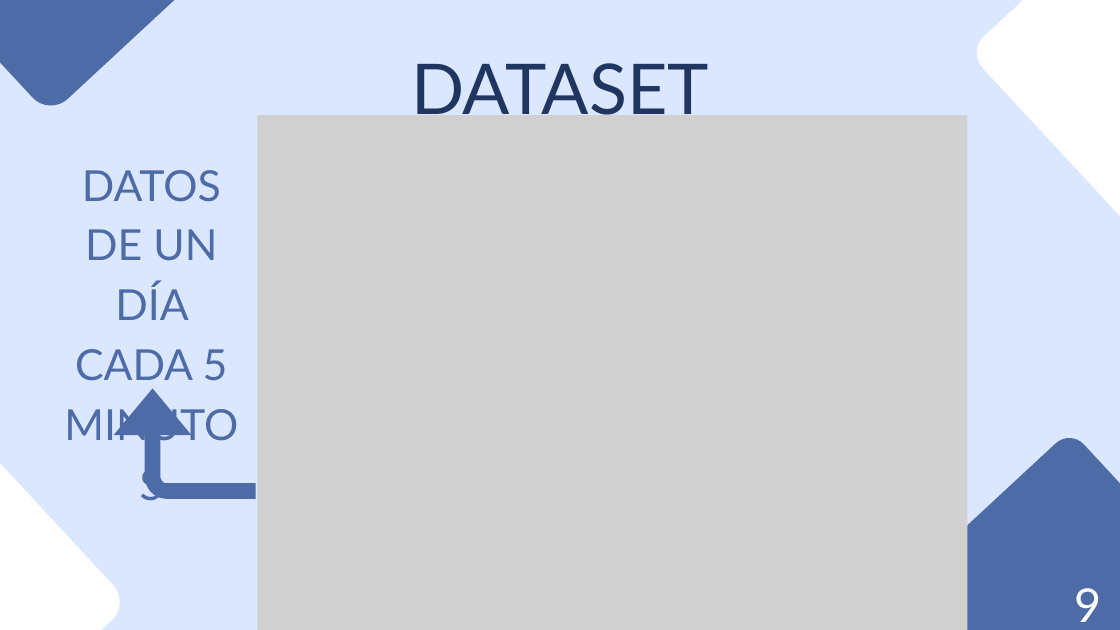
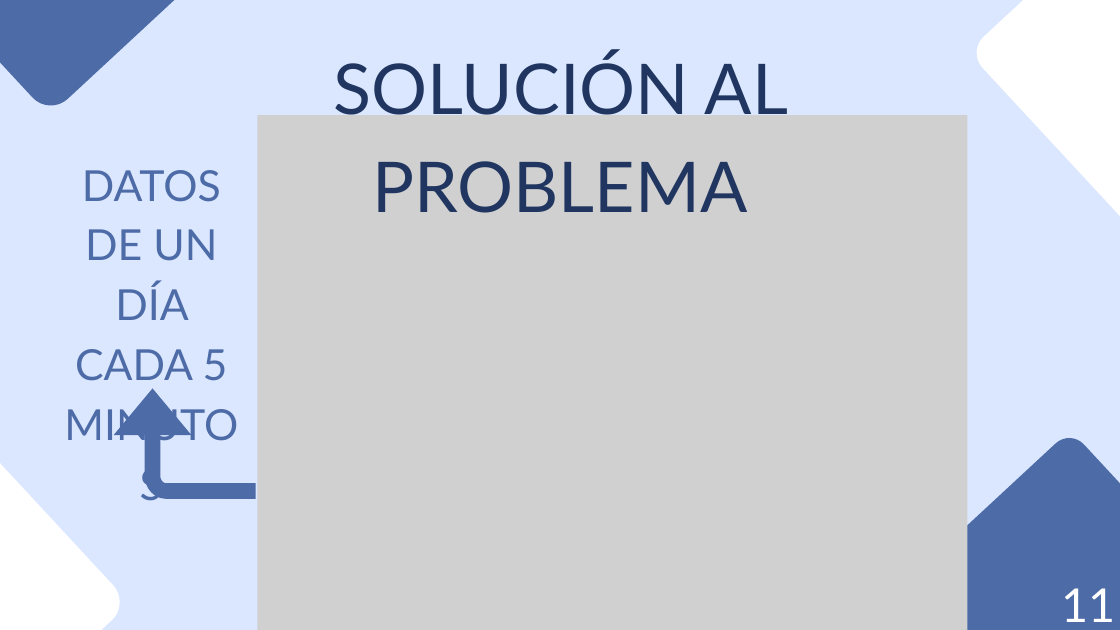
Before and after one commit to danilr16/TFG_Smart_Grids, a slide deck: slide 12 of Smart Grids Control de Redes Eléctricas con IA.pptx (slide 10 before the commit). Drawn at 1120x630 pixels with LibreOffice and Linux fonts; fonts in the diff are those of the drawing; grey boxes stand for pictures. Boxes give left, top, right and bottom in pixels: in the first picture for what was removed or moved away, otherwise in the second. Text is boxed around its words. In the diff, an @@ line names an element or a change of style, - is before the commit and + after.

```diff
--- a/Smart Grids Control de Redes Eléctricas con IA.pptx
+++ b/Smart Grids Control de Redes Eléctricas con IA.pptx
@@ text at (334,53,788,213): text changed @@
-DATASET
+SOLUCIÓN AL PROBLEMA
@@ text at (1061,588,1115,622): text changed @@
-9
+11
```
Also in this commit, not shown: 26 other slides changed, 5 slides added, 3 slides removed.
